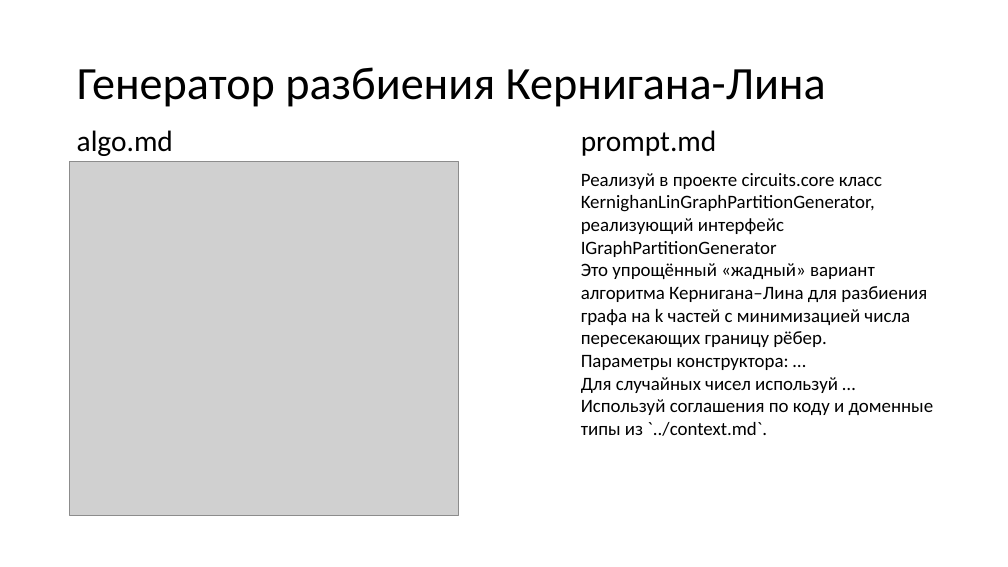
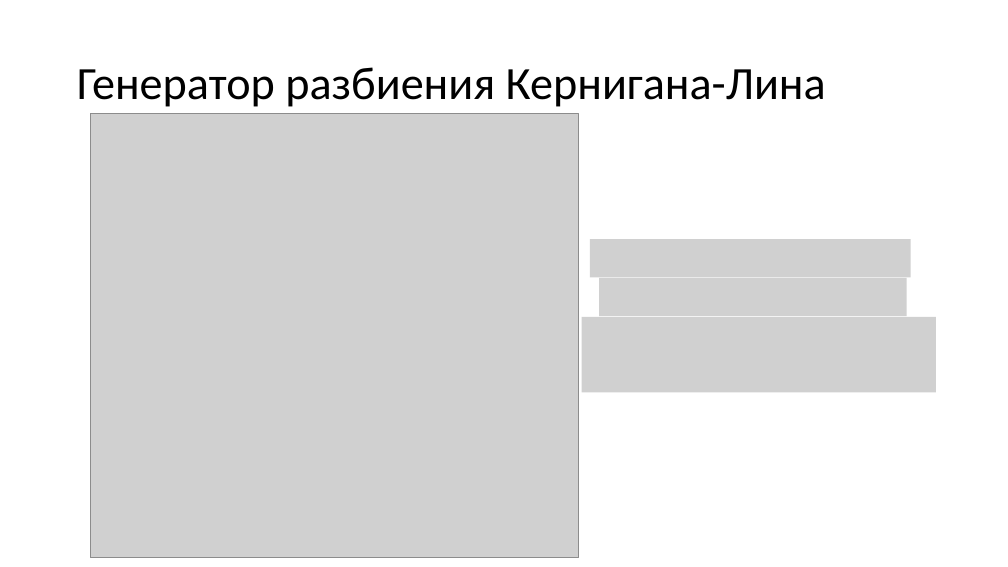
Before and after one commit to Sergho/circuits, a slide deck: slide 18 of presentation/presentation.pptx (slide 23 before the commit). Drawn at 1008x567 pixels with LibreOffice and Linux fonts; fonts in the diff are those of the drawing; grey boxes stand for pictures. Boxes give left, top, right and bottom in pixels: in the first picture for what was removed or moved away, otherwise in the second. Text is boxed around its words. In the diff, an @@ line names an element or a change of style, - is before the commit and + after.

```diff
--- a/presentation/presentation.pptx
+++ b/presentation/presentation.pptx
@@ picture: place and size @@
-picture at (70,162,459,516)
+picture at (90,113,578,558)
@@ text removed at (77,130,173,156) @@
-algo.md
@@ text removed at (581,130,717,156) @@
-prompt.md
@@ text removed at (581,173,934,436) @@
-Реализуй в проекте circuits.core класс
-KernighanLinGraphPartitionGenerator, реализующий интерфейс
-IGraphPartitionGenerator
-Это упрощённый «жадный» вариант алгоритма Кернигана–Лина для разбиения графа на k частей с минимизацией числа
-пересекающих границу рёбер.
-Параметры конструктора: …
-Для случайных чисел используй …
-Используй соглашения по коду и доменные типы из `../context.md`.
@@ picture added at (590,239,910,277) @@
@@ picture added at (600,278,907,316) @@
@@ picture added at (582,317,936,392) @@
```
Also in this commit, not shown: 6 other slides changed, 10 slides added, 2 slides removed.
